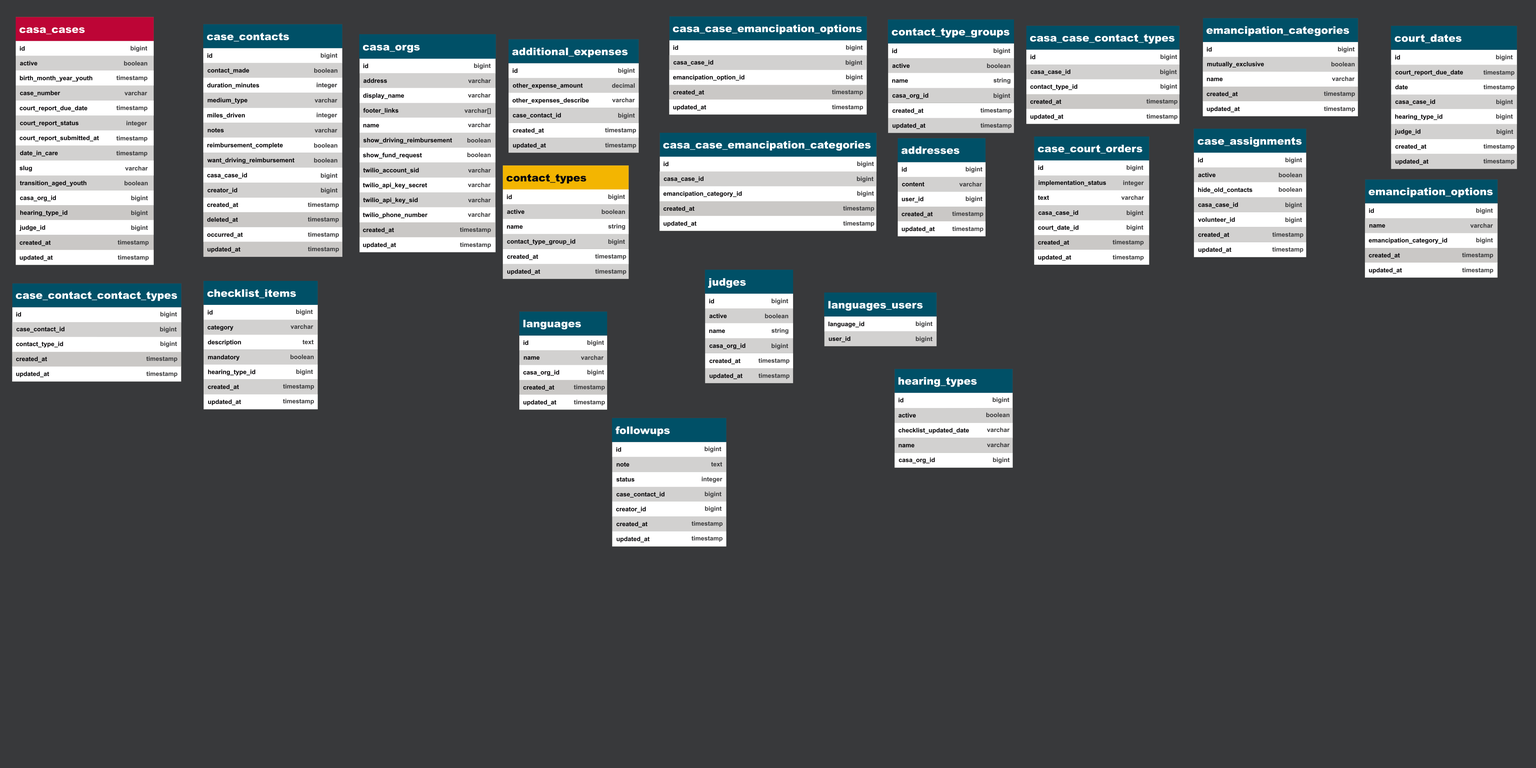
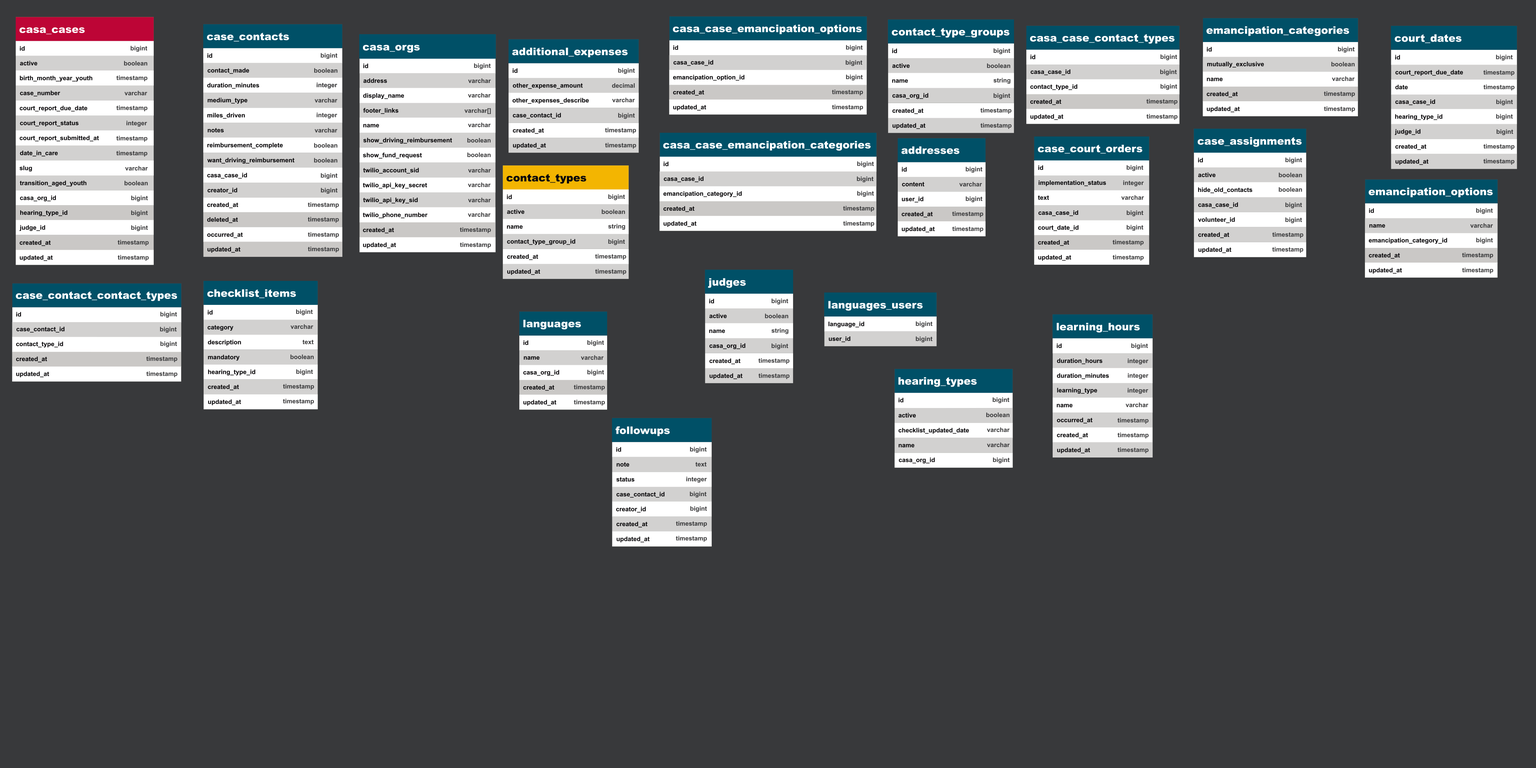
Layers edited between the first and the second 1536x768 image:
pixels changed over [20, 26, 1513, 547] (layer not identified)
